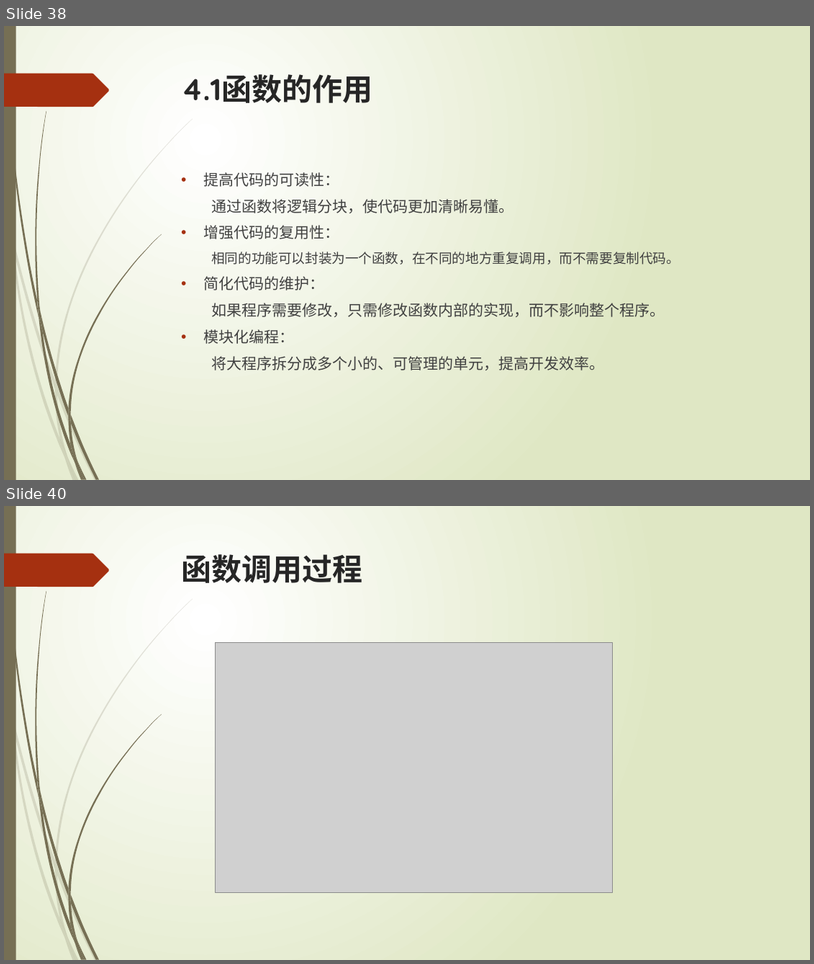
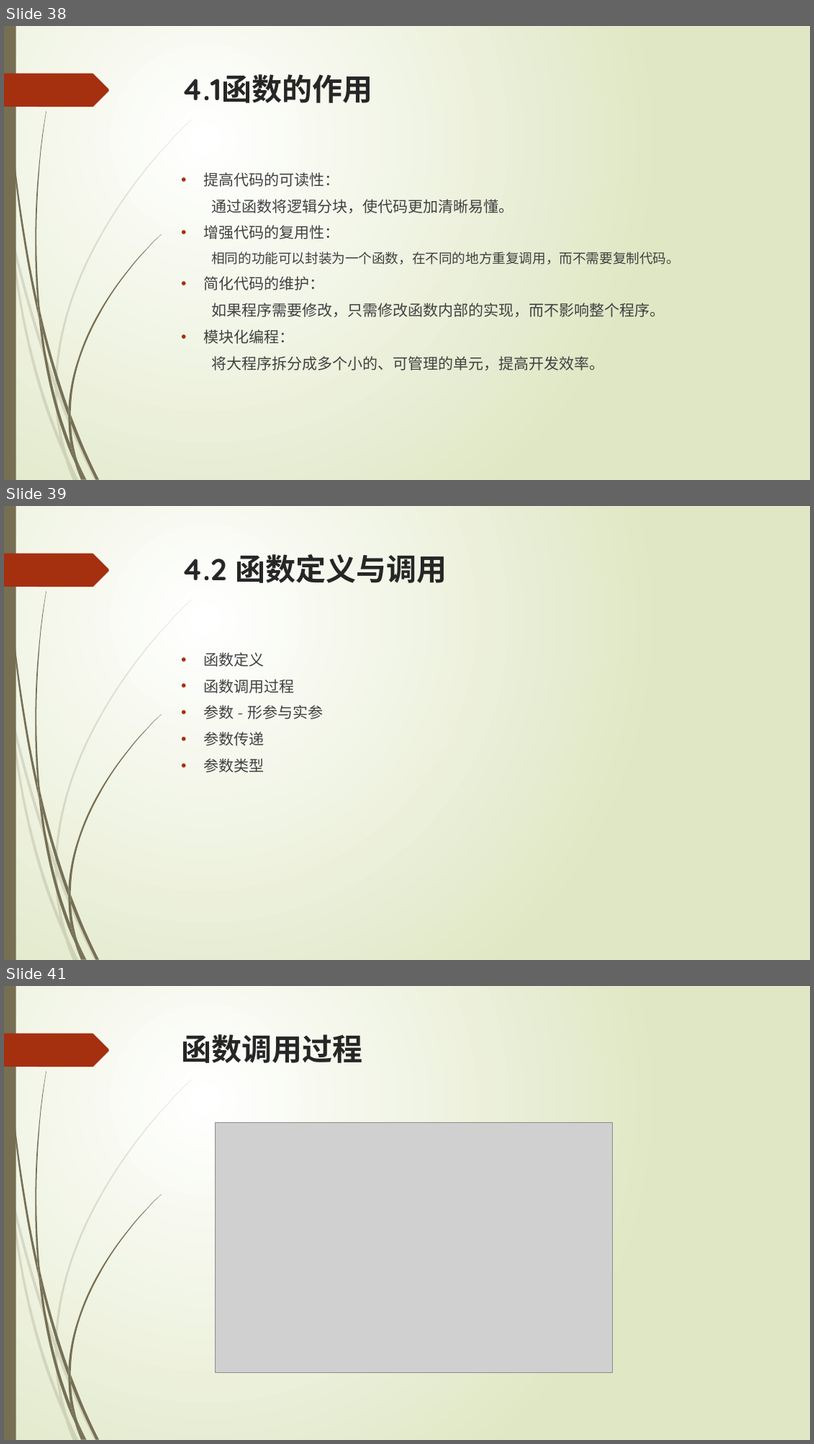
Before and after one commit to liuty2006/learn, a slide deck: learn_cpp/docs/C++语言培训.pptx. Shown one above the other, each under a label of ours: slides 38 and 40 before the commit, slides 38, 39 and 41 after it; the slides between them are not shown. The pictures are 814x964 and 814x1444 pixels, drawn with LibreOffice and Linux fonts; fonts in the diff are those of the drawing; grey boxes stand for pictures. Boxes give left, top, right and bottom in pixels: in the first picture for what was removed or moved away, otherwise in the second. Text is boxed around its words. In the diff, an @@ line names an element or a change of style, - is before the commit and + after.

```diff
--- a/learn_cpp/docs/C++语言培训.pptx
+++ b/learn_cpp/docs/C++语言培训.pptx
@@ slide 39 added at box(4, 506, 810, 960), background gradient #FFFFFF to #DFE8C4; not listed: 24 template elements that a slide beside it also shows @@
@@ title added at box(182, 554, 447, 583), 36 pt, text #262626, bold @@
+4.2 函数定义与调用
@@ text added at box(204, 652, 323, 772), 18 pt, text #404040 @@
+• 函数定义
+• 函数调用过程
+• 参数 - 形参与实参
+• 参数传递
+• 参数类型
@@ what was slide 40 is now slide 41 @@
```
Also in this commit, not shown: 2 slides changed, 3 other files.
